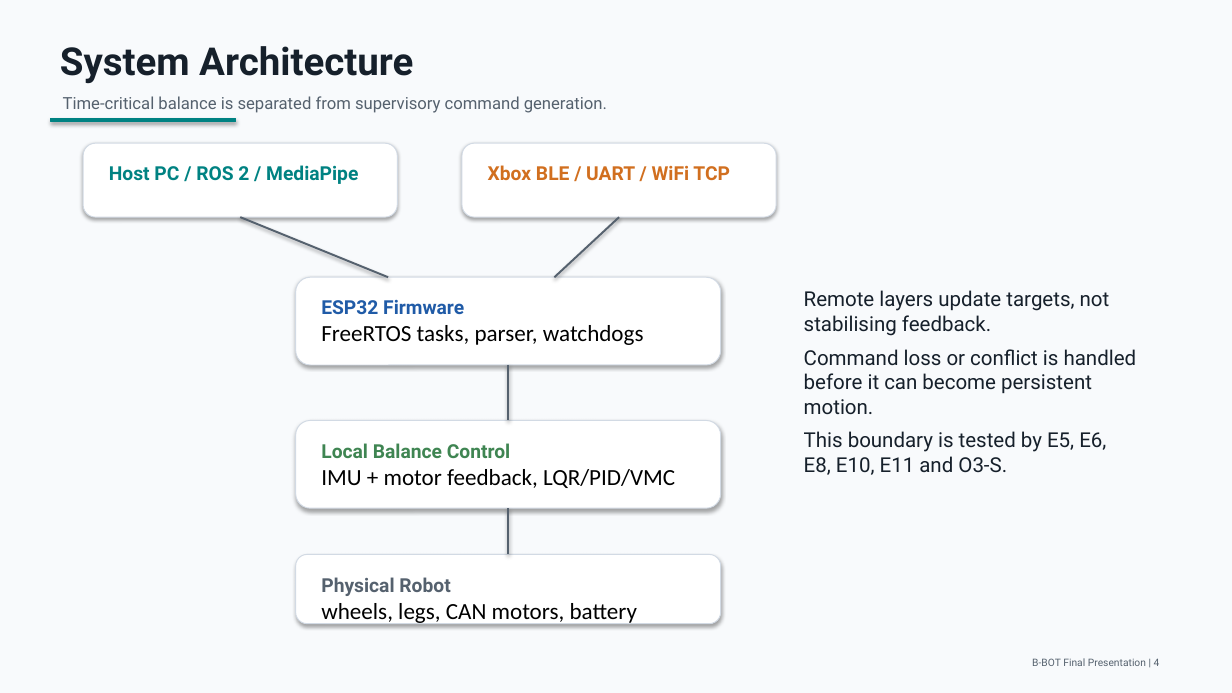
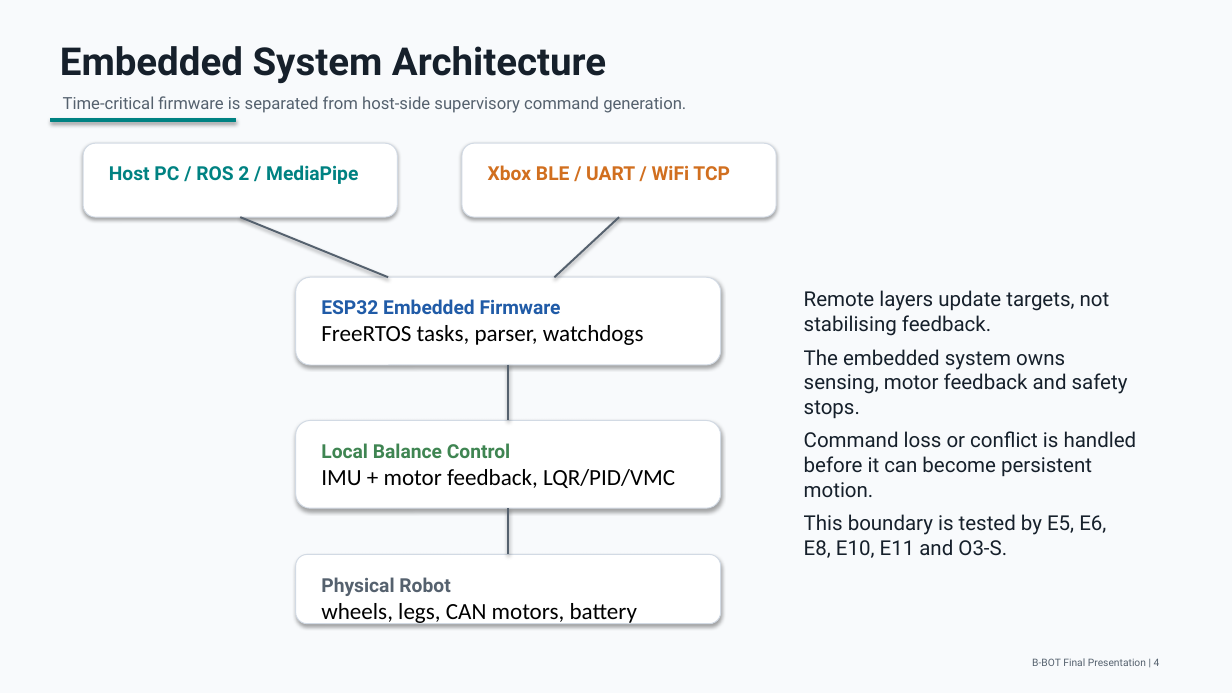
Before and after one commit to Realsbt/B-BOT, a slide deck: slide 4 of Report/presentation/B-BOT_final_presentation.pptx. Drawn at 1232x693 pixels with LibreOffice and Linux fonts; fonts in the diff are those of the drawing. Boxes give left, top, right and bottom in pixels: in the first picture for what was removed or moved away, otherwise in the second. Text is boxed around its words. In the diff, an @@ line names an element or a change of style, - is before the commit and + after.

```diff
--- a/Report/presentation/B-BOT_final_presentation.pptx
+++ b/Report/presentation/B-BOT_final_presentation.pptx
@@ text at (60,46,606,84): text changed @@
-System Architecture
+Embedded System Architecture
@@ text at (63,96,686,113): text changed @@
-Time-critical balance is separated from supervisory command generation.
+Time-critical firmware is separated from host-side supervisory command generation.
@@ text at (321,299,644,345): text changed @@
-ESP32 Firmware
-FreeRTOS tasks, parser, watchdogs
+ESP32 Embedded Firmware
+FreeRTOS tasks, parser, watchdogs
@@ text at (804,349,1128,418): paragraph added @@
+The embedded system owns sensing, motor feedback and safety stops.
```
Also in this commit, not shown: 9 other slides changed, 4 other files.
